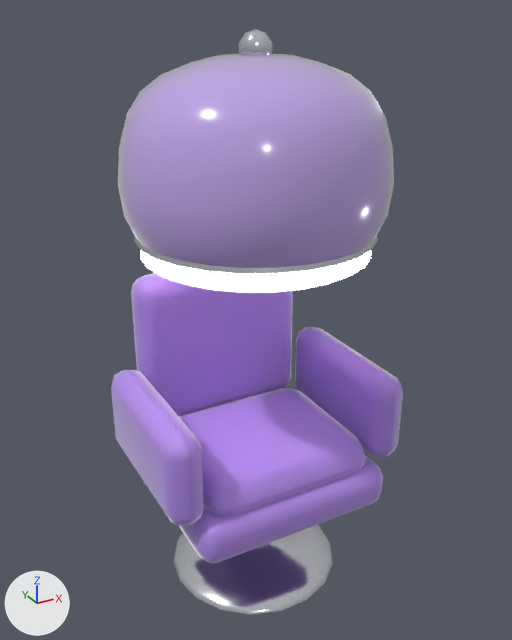
A saved change to the glTF model public/assets/interiors/salao/dryer_hood_chair.glb.
The view is the same before and after, from a 50 mm lens placed at (-0.989, -1.82, 1.86), pointed at (0.023, 0.021, 0.94). The lights are fixed; the arrows at lower left show +X, +Y and +Z. The older version comes first.

The first picture shows 'dryer_hood_chair'.
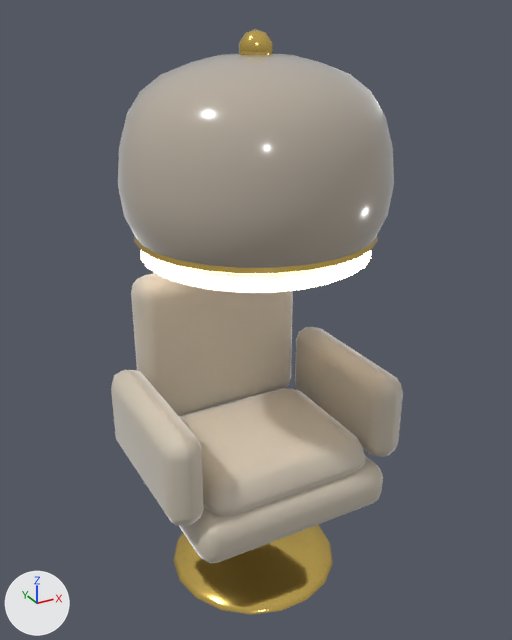
What differs and where, as boxes (x1, y1, x2, y2) in the pictures (512 x 640 px):
```json
{"object": "dryer_hood_chair", "change": "recoloured", "before": [111, 29, 403, 614], "after": [111, 29, 403, 614]}
```

Edits to the scene script, one JSON object a line:
```json
{"op": "set", "path": "mat_fabric_011.base_color", "old": "(0.434, 0.254, 0.807)", "new": "(0.584, 0.521, 0.423)", "note": "purple #b08ae8 -> light grey #c9bfae"}
{"op": "set", "path": "mat_trim_011.base_color", "old": "(0.768, 0.791, 0.855)", "new": "(0.888, 0.624, 0.156)", "note": "white #e3e6ee -> yellow #f2cf6e"}
{"op": "set", "path": "mat_base_011.base_color", "old": "(0.533, 0.376, 0.823)", "new": "(0.485, 0.423, 0.347)", "note": "purple #c1a5ea -> grey #b9ae9f"}
```
